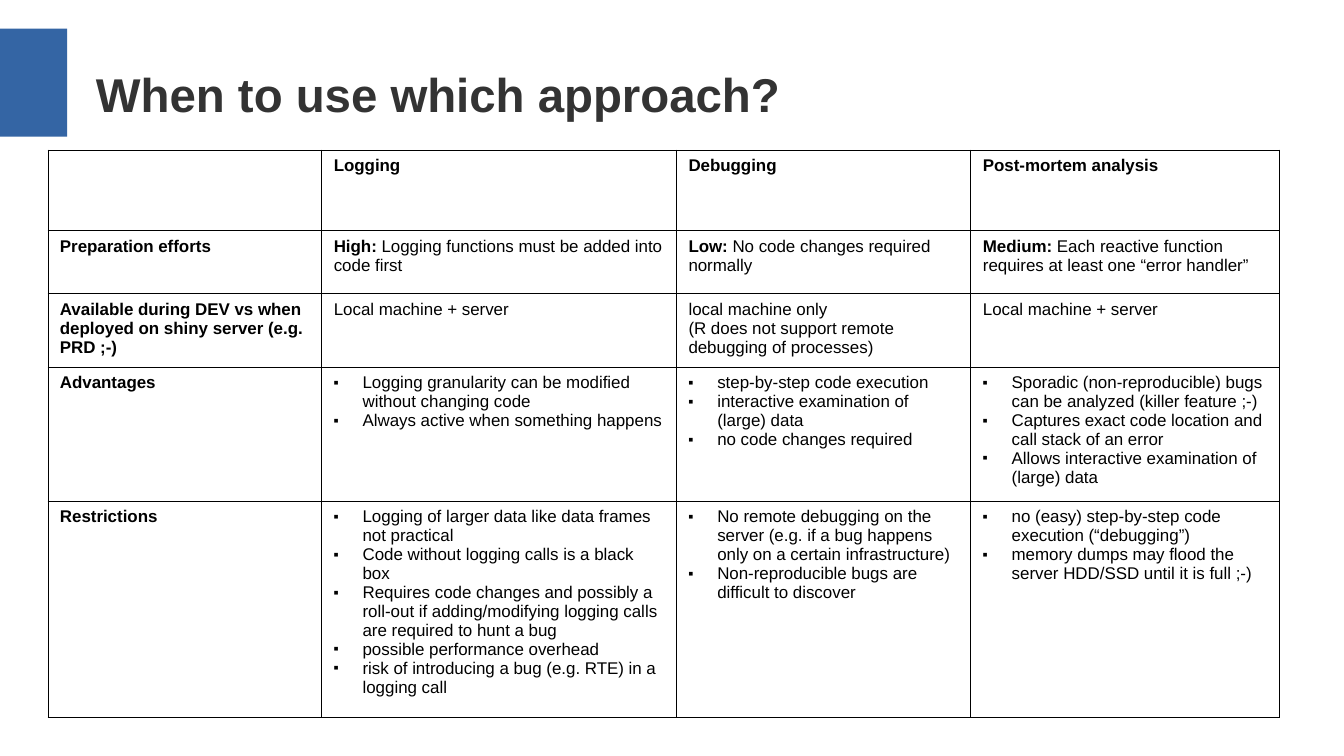
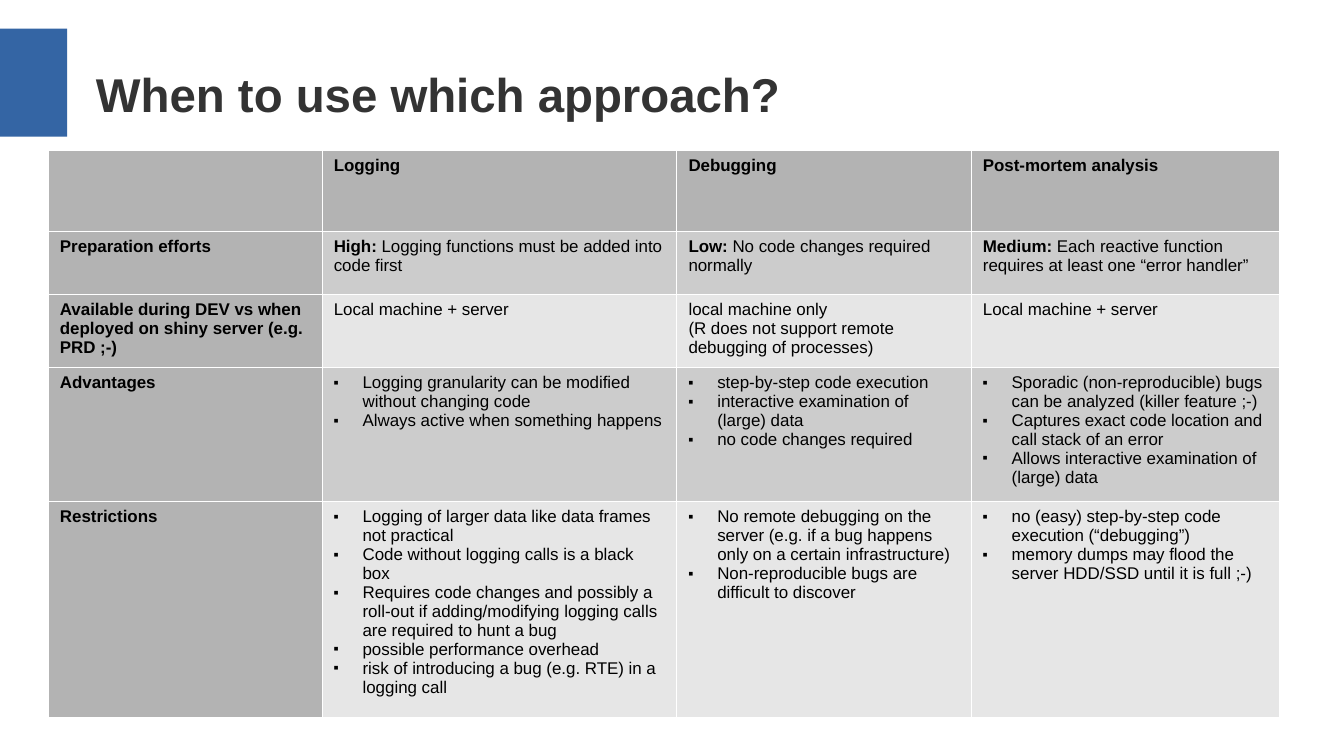
Before and after one commit to aryoda/R_shiny_post_mortem_analysis_training, a slide deck: slide 6 of Training slides.odp. Drawn at 1344x756 pixels with LibreOffice and Linux fonts; fonts in the diff are those of the drawing. Boxes give left, top, right and bottom in pixels: in the first picture for what was removed or moved away, otherwise in the second. Text is boxed around its words. In the diff, an @@ line names an element or a change of style, - is before the commit and + after.

```diff
--- a/Training slides.odp
+++ b/Training slides.odp
@@ table at box(48, 150, 1279, 701) @@
@@ fill none to #B3B3B3 in 7 cells @@
@@ fill none to #CCCCCC in 6 cells @@
@@ fill none to #E6E6E6 in 6 cells @@
@@ borders changed @@
```
Also in this commit, not shown: 1 other slide changed, 1 slide added, 2 slides removed.
